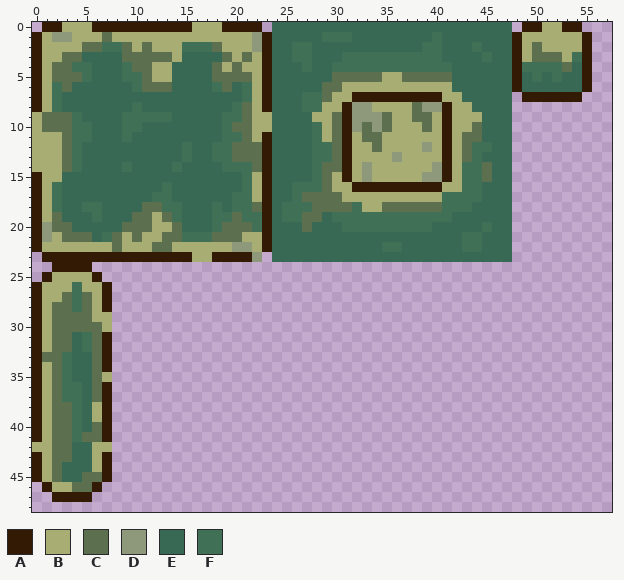
Pixel-art sprite, stored at Assets/Art/Environment/Tiles_Template.png. The picture above was drawn from the file before the commit.
The file is 64x64 pixels. Shown: x 0..57, y 0..48.
Palette (. is transparent): A #331a05  B #a8ad74  C #5c704f  D #8e997b  E #386954  F #407156
Pixels before (only the part around the change), first column x 0:
 0 .AABBBAAAAAAAAAABBB
 1 ABDDBBBCBBBBBBBBBBB
 2 ABBBBCCFFCBCBBBFFFC
 3 ABBCCEEEECCCCCBEEEE
 4 ABCCFFEEEFCCBBEEEEC
 5 ABCCCFEEEFFCBBEEEEC
 6 ABFCEEEEEEFCCCEEEEF
 7 ABFEEEEEEEEEEEEEEEE
 8 ABFEEEEEEEFEEEEEEEE
 9 BCCCFEEEEFFFFFEEEEE
10 BCCCFFEEEFFEEEEEEEE
11 BBBCFFEEEFEEEEEEEEE
12 BBBCFEEEEEEEEEEFEEF
13 BBBCFEEEEEEEEEEFEEF
14 BBBCFEEEEFEEEEFEEEE
15 ABBEEEEEEEEEEEEEEEE
16 ABFEEEEEEEEEEFEEEEE
17 ABFEEEEEEEEEFFEEEEE
18 ABFEEFFEEEECCFFEEEF
19 ABCEEEFEEECCBCFEEEF
20 ADCCEEEEECCCBBCEEEF
21 ADBCCCEFCBCBBCCFFFC
22 ABBBBBBBCBBBCCBBBBB
23 .AAAAAAAAAAAAAAABBA
24 ..AAAA.............
25 .ABBBBA............
26 ABBBFBBA...........
27 ABBCFCBA...........
28 ABCCFCBA...........
Now the later version:
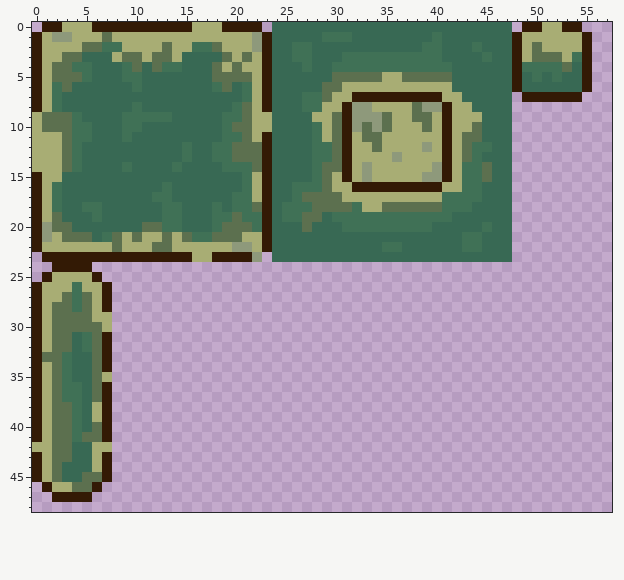
Commit message: tried to make the tiling less obvious
Difference:
{"y":2,"x":9,"old":"C","new":"B"}
{"y":2,"x":11,"old":"C","new":"B"}
{"y":2,"x":13,"old":"B","new":"C"}
{"y":2,"x":15,"old":"F","new":"B"}
{"y":3,"x":8,"old":"E","new":"B"}
{"y":3,"x":11,"old":"C","new":"B"}
{"y":4,"x":11,"old":"CBBE","new":"ECFF"}
{"y":5,"x":11,"old":"CBB","new":"EEE"}
{"y":6,"x":11,"old":"CCC","new":"EEE"}
{"y":18,"x":11,"old":"CC","new":"EE"}
{"y":19,"x":10,"old":"CCBC","new":"EEEF"}
{"y":20,"x":9,"old":"CC","new":"EE"}
{"y":20,"x":12,"old":"BBC","new":"CFF"}
{"y":21,"x":14,"old":"CF","new":"BC"}
